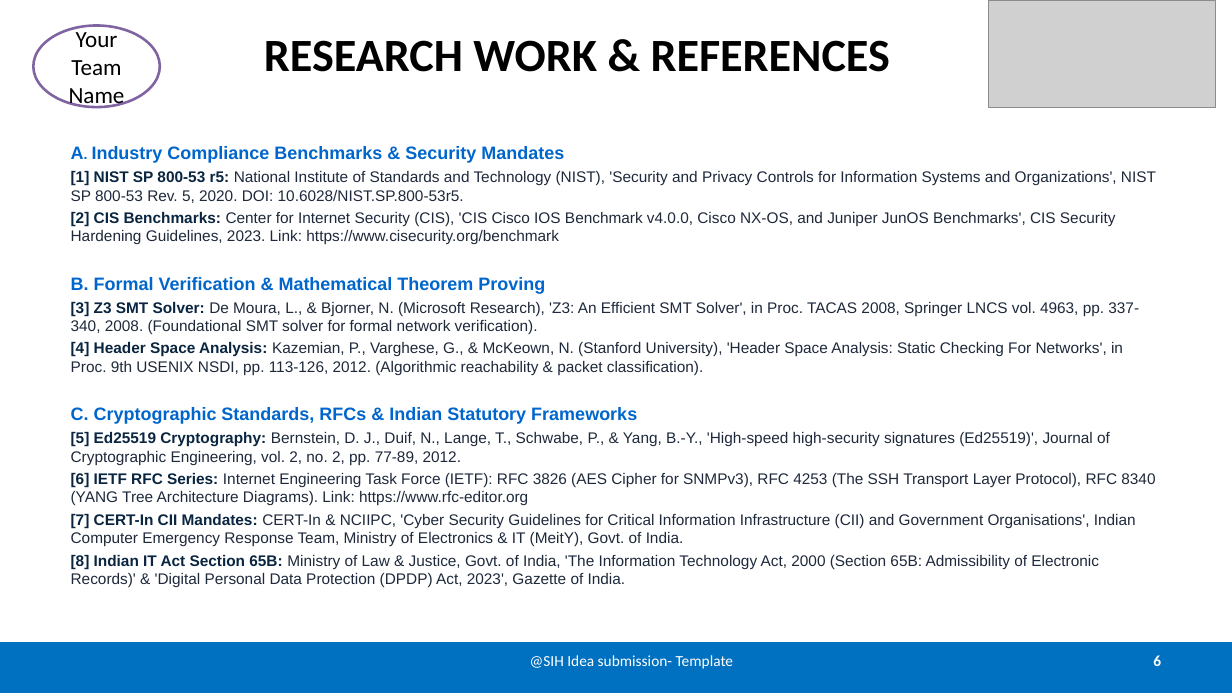
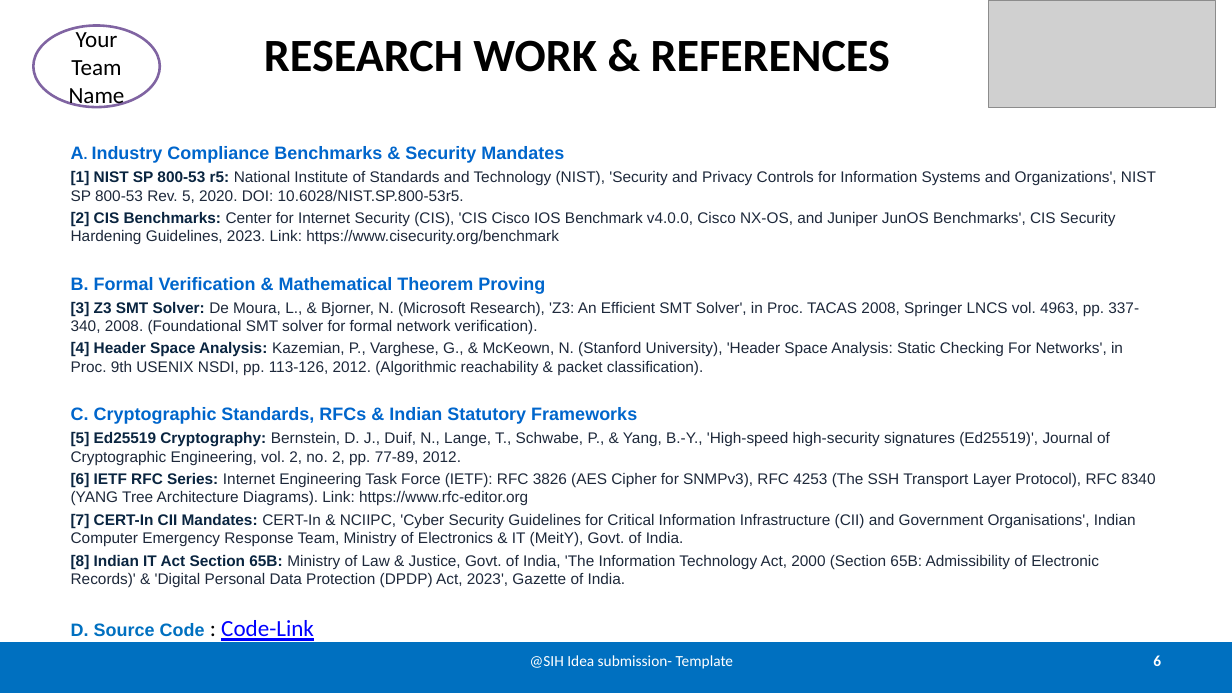
Before and after one commit to chaitany851P/SIH26155-Team-Cyber-Lakshya-Sentry-Grid, a slide deck: slide 6 of SIH2026-IDEA-Presentation-Format.pptx. Drawn at 1232x693 pixels with LibreOffice and Linux fonts; fonts in the diff are those of the drawing; grey boxes stand for pictures. Boxes give left, top, right and bottom in pixels: in the first picture for what was removed or moved away, otherwise in the second. Text is boxed around its words. In the diff, an @@ line names an element or a change of style, - is before the commit and + after.

```diff
--- a/SIH2026-IDEA-Presentation-Format.pptx
+++ b/SIH2026-IDEA-Presentation-Format.pptx
@@ text at bbox=[71, 620, 314, 643]: paragraph added @@
+D. Source Code : Code-Link
```
Also in this commit, not shown: 7 other files.
